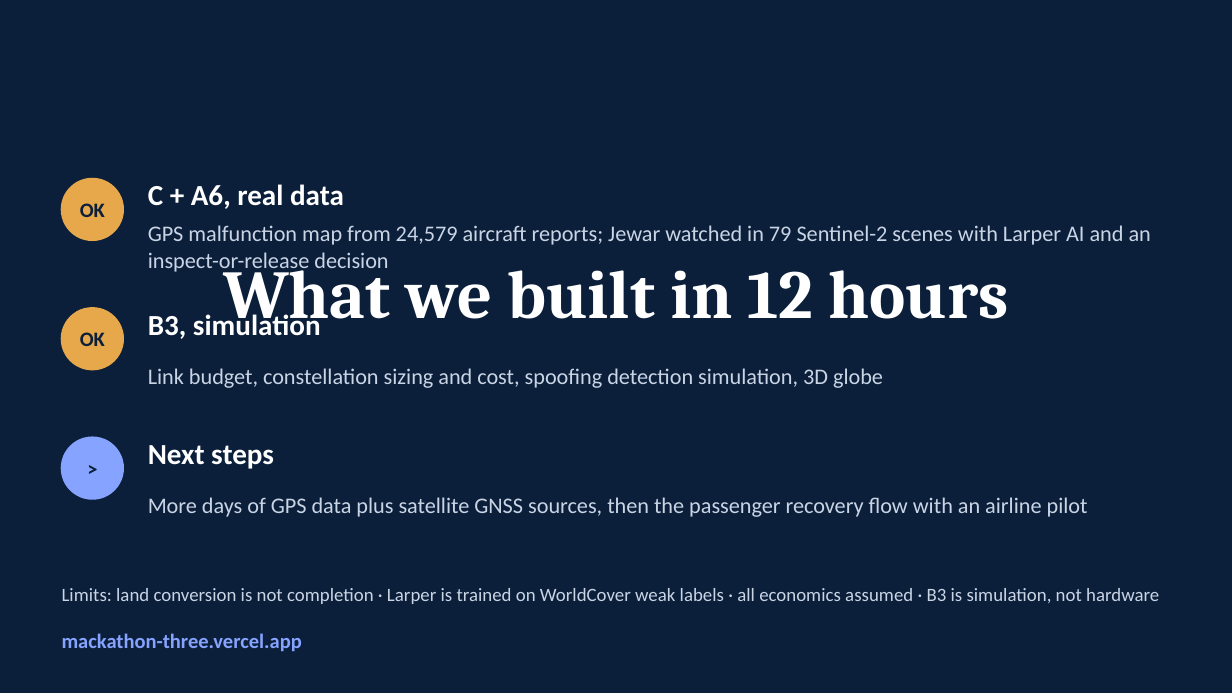
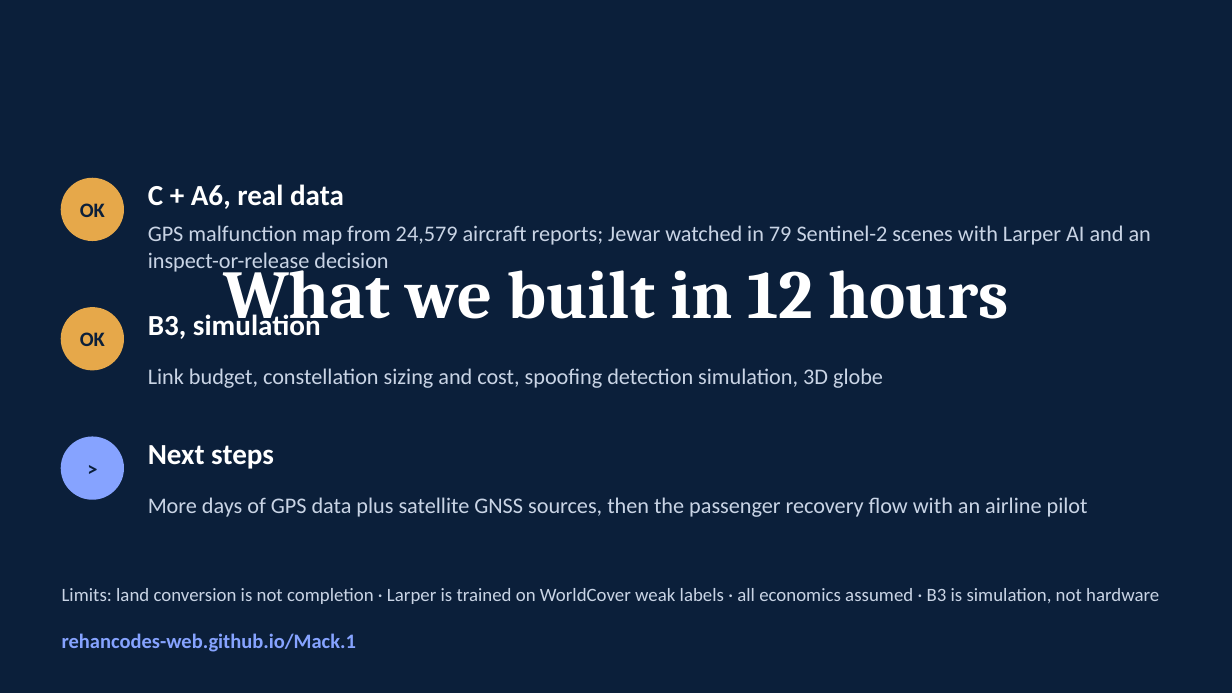
Before and after one commit to rehancodes-web/Mack.1, a slide deck: slide 9 of pitch/NavContinuity_MachAThon.pptx (slide 8 before the commit). Drawn at 1232x693 pixels with LibreOffice and Linux fonts; fonts in the diff are those of the drawing. Boxes give left, top, right and bottom in pixels: in the first picture for what was removed or moved away, otherwise in the second. Text is boxed around its words. In the diff, an @@ line names an element or a change of style, - is before the commit and + after.

```diff
--- a/pitch/NavContinuity_MachAThon.pptx
+++ b/pitch/NavContinuity_MachAThon.pptx
@@ text at box(62, 633, 356, 652): text changed @@
-mackathon-three.vercel.app
+rehancodes-web.github.io/Mack.1
```
Also in this commit, not shown: 2 other slides changed, 1 slide added, 2 other files.
